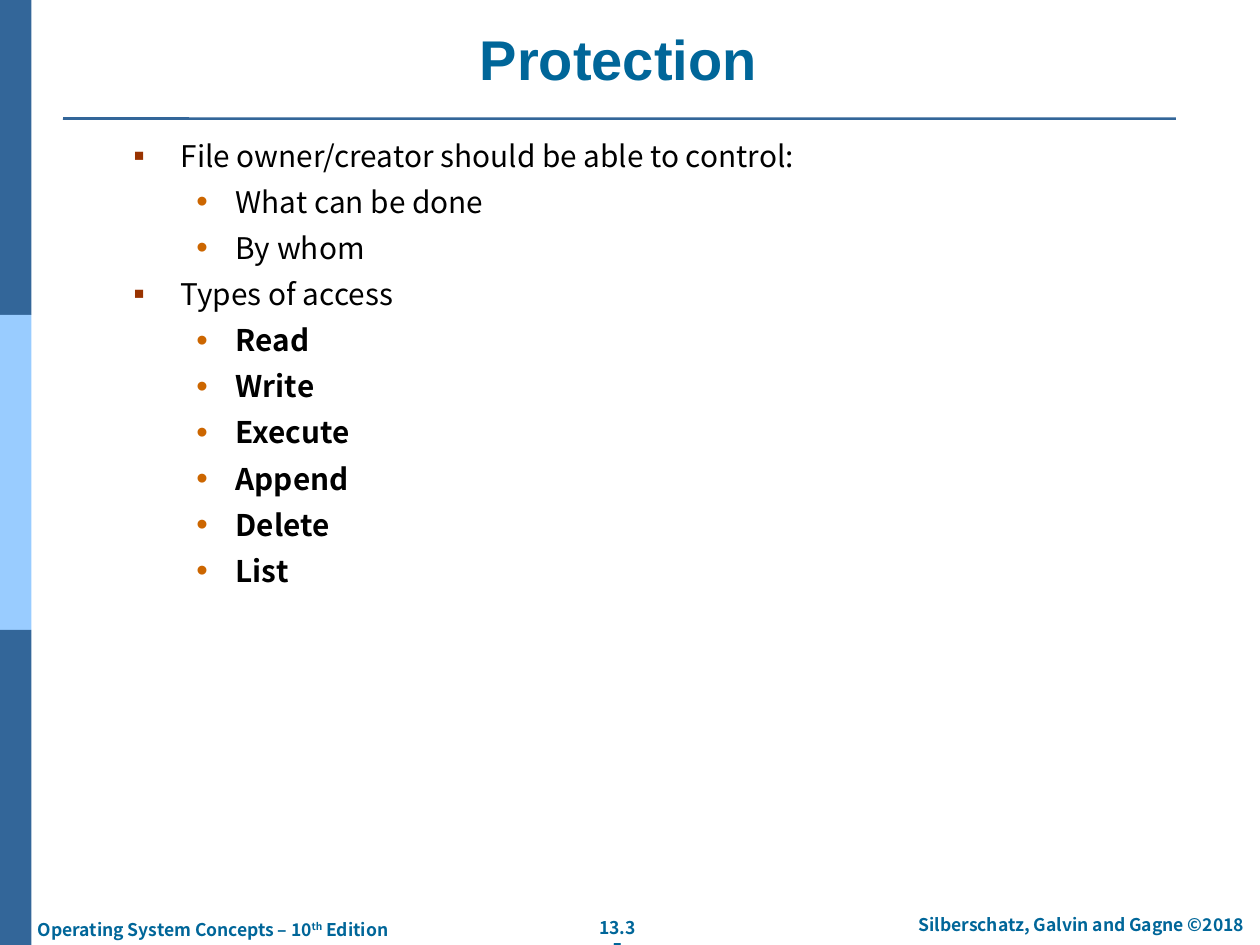
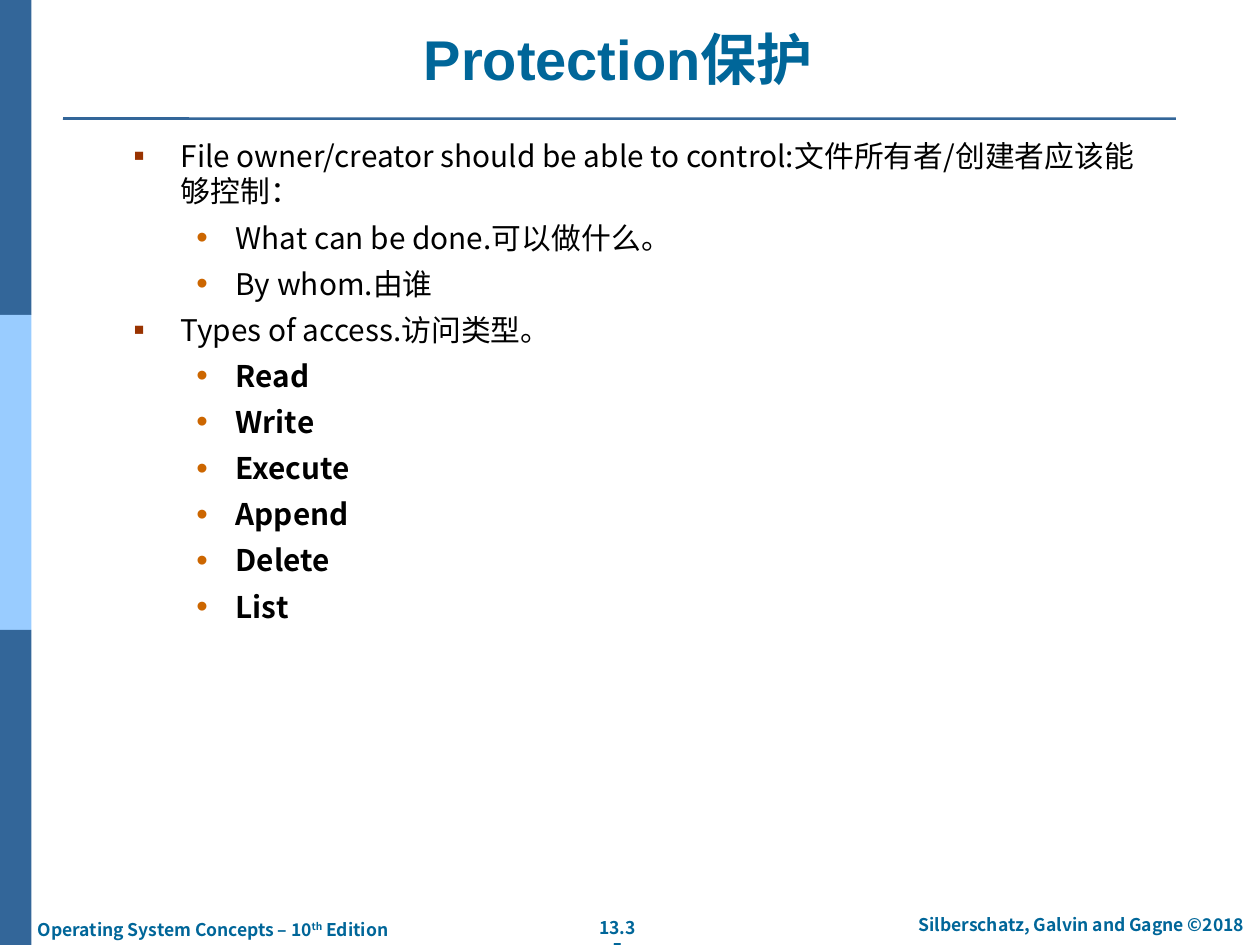
Before and after one commit to SpiritWolf2015/learn-operatingsystem, a slide deck: slide 35 of 操作系统概念/第10版/PPT/ch13-FileSystemInterface.pptx. Drawn at 1260x945 pixels with LibreOffice and Linux fonts; fonts in the diff are those of the drawing; background and template pictures are left out. Boxes give left, top, right and bottom in pixels: in the first picture for what was removed or moved away, otherwise in the second. Text is boxed around its words. In the diff, an @@ line names an element or a change of style, - is before the commit and + after.

Commit message:
[GZC]第13章PPT，文件系统接口

```diff
--- a/操作系统概念/第10版/PPT/ch13-FileSystemInterface.pptx
+++ b/操作系统概念/第10版/PPT/ch13-FileSystemInterface.pptx
@@ title at box(424, 36, 813, 85): text changed @@
-Protection
+Protection保护
@@ text at box(181, 142, 1134, 348): text changed @@
-▪ File owner/creator should be able to control:
-  • What can be done
-  • By whom
-▪ Types of access
+▪ File owner/creator should be able to control:文件所有者/创建者应该能够控制：
+  • What can be done.可以做什么。
+  • By whom.由谁
+▪ Types of access.访问类型。
```
Also in this commit, not shown: 27 other slides changed.
